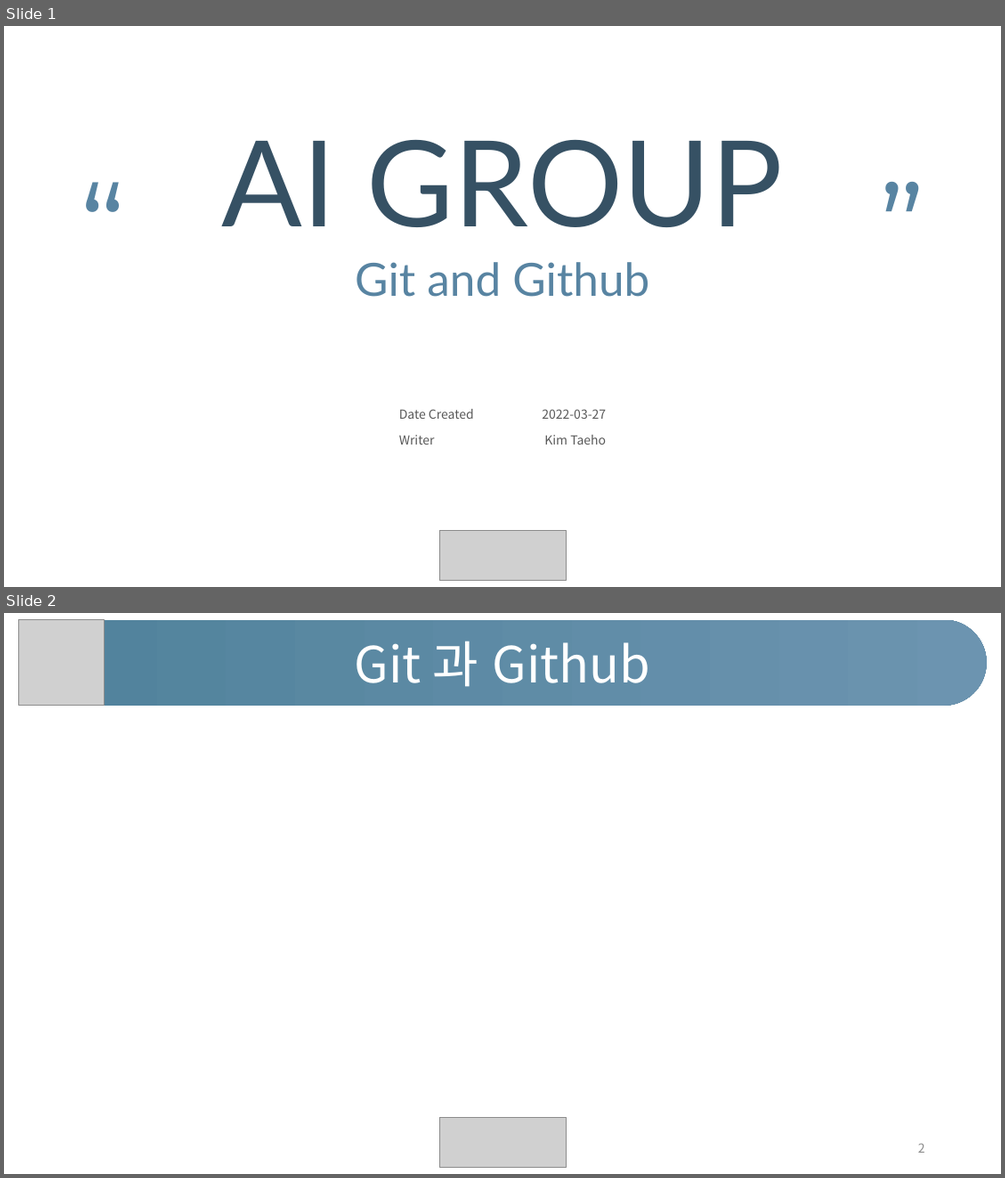
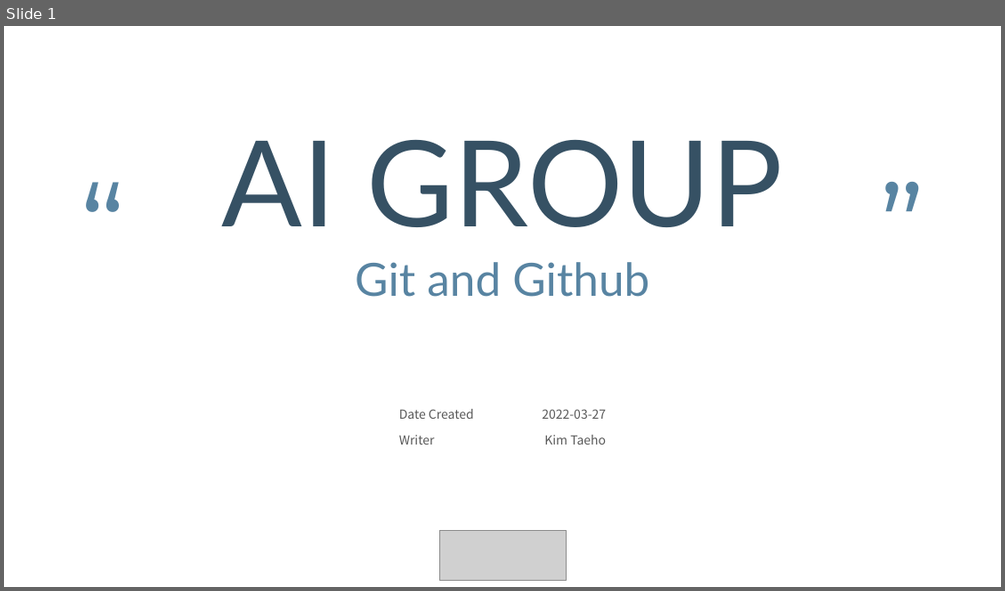
Before and after one commit to 2022-Semtle/AI, a slide deck: slide/public/20220327-Git-and-Github.pptx. Shown one above the other, each under a label of ours: slides 1 and 2 before the commit, slide 1 after it. The pictures are 1005x1178 and 1005x591 pixels, drawn with LibreOffice and Linux fonts; fonts in the diff are those of the drawing; grey boxes stand for pictures. Boxes give left, top, right and bottom in pixels: in the first picture for what was removed or moved away, otherwise in the second. Text is boxed around its words. In the diff, an @@ line names an element or a change of style, - is before the commit and + after.

Commit message:
Modified Git-and-Github.pptx, 수업 자료 최신화

```diff
--- a/slide/public/20220327-Git-and-Github.pptx
+++ b/slide/public/20220327-Git-and-Github.pptx
@@ slide 2 removed at (4, 613, 1001, 1174), background #FFFFFF @@
@@ rounded rectangle removed at (18, 620, 987, 705) @@
-Git 과 Github
@@ picture removed at (18, 620, 104, 705) @@
@@ picture removed at (439, 1118, 566, 1167) @@
@@ page number removed at (918, 1143, 925, 1152) @@
-2
```
Also in this commit, not shown: 18 slides added.
